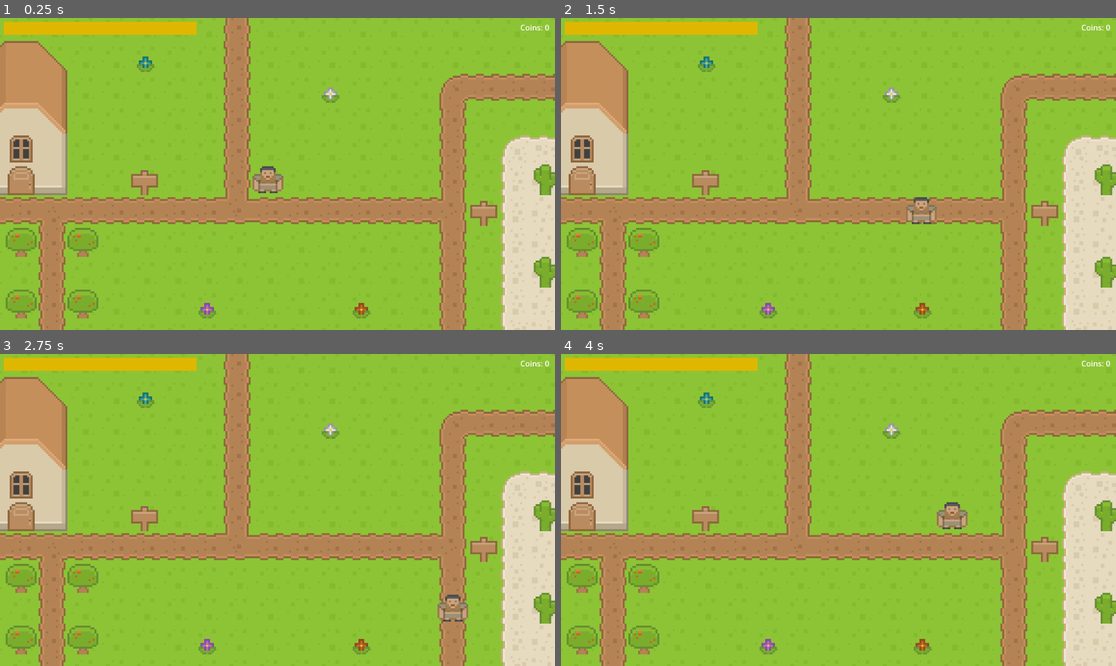
Above: before the commit, frames 1-4 (two rows, left to right).
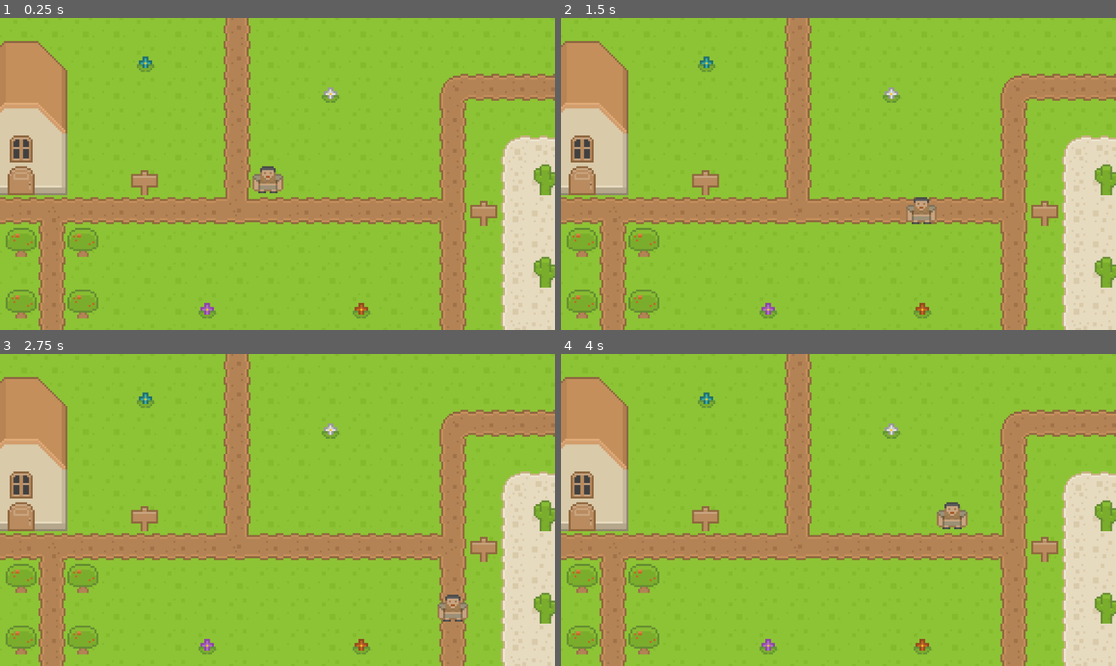
Above: after the commit, the same moments.

Repository: Wroztee/phm-simple-rpg
Game: Godot game, scene res://scenes/World.tscn
The game is run twice, just before and just after one commit, with the same random seed, the same clock (stepped at 60 frames per second) and the same inputs.
Inputs:
- Up to frame 1 (0.25 s): no input
- Up to frame 2 (1.5 s): tap Enter at 0.5 s; hold D (Right) 0.53-1.28 s; hold Space (Action) 0.53-1.28 s; hold S (Down) from 1.28 s (still down); tap Space (Action) at 1.35 s
- Up to frame 3 (2.75 s): release S (Down) at 2.03 s; hold D (Right) from 2.03 s (still down); hold Space (Action) from 2.03 s (still down)
- Up to frame 4 (4 s): release D (Right) at 2.78 s; release Space (Action) at 2.78 s; hold W (Up) 2.78-3.53 s; tap Space (Action) at 2.85 s; hold A (Left) from 3.53 s (still down); hold Space (Action) from 3.53 s (still down)

The runs differ from the first frame. In frame 1, 1.5% of the frame differs, in the area x 0-99%, y 1-6%; in frame 2, 1.5%; in frame 3, 1.5%; in frame 4, 1.5%.

Commit message:
Removed HUD from autoload

Diff:
--- a/project.godot
+++ b/project.godot
@@ -18,7 +18,6 @@
 [autoload]
 
 PlayerState="*res://scripts/PlayerState.gd"
-HUD="*res://scenes/HUD.tscn"
 
 [display]
 
--- a/scenes/InfoPanel.tscn
+++ b/scenes/InfoPanel.tscn
@@ -13,6 +13,9 @@
 
 [sub_resource type="FontFile" id="3"]
 fallbacks = Array[Font]([ExtResource("4")])
+face_index = null
+embolden = null
+transform = null
 cache/0/16/0/ascent = 0.0
 cache/0/16/0/descent = 0.0
 cache/0/16/0/underline_position = 0.0
--- a/scenes/Teleport.tscn
+++ b/scenes/Teleport.tscn
@@ -8,6 +8,9 @@
 
 [sub_resource type="FontFile" id="2"]
 fallbacks = Array[Font]([ExtResource("2")])
+face_index = null
+embolden = null
+transform = null
 cache/0/16/0/ascent = 0.0
 cache/0/16/0/descent = 0.0
 cache/0/16/0/underline_position = 0.0
